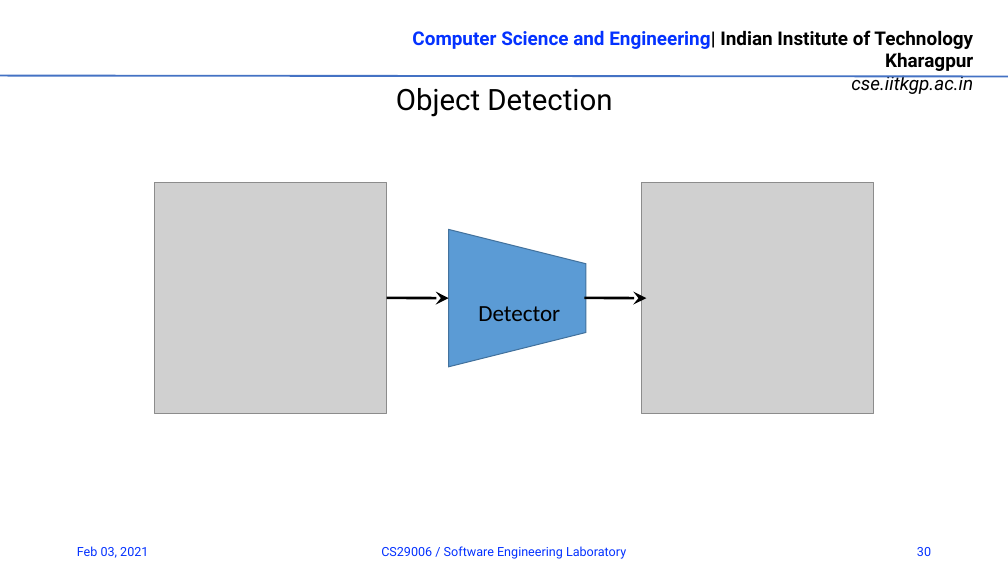
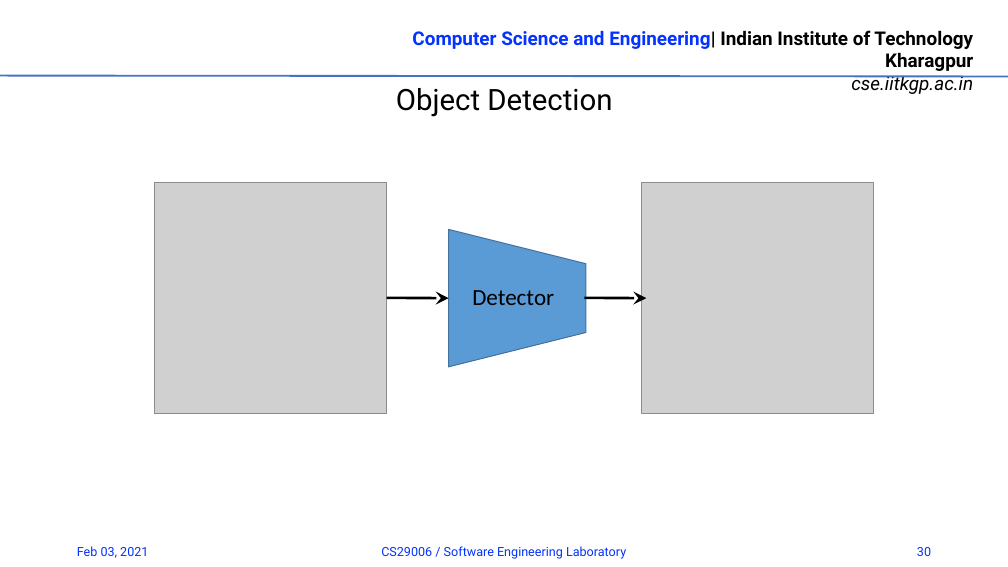
Before and after one commit to rrohit2901/CS29006_SW_Lab_Spr2021, a slide deck: slide 30 of 01_Introduction.pptx. Drawn at 1008x567 pixels with LibreOffice and Linux fonts; fonts in the diff are those of the drawing; grey boxes stand for pictures; background and template pictures are left out. Boxes give left, top, right and bottom in pixels: in the first picture for what was removed or moved away, otherwise in the second. Text is boxed around its words. In the diff, an @@ line names an element or a change of style, - is before the commit and + after.

```diff
--- a/01_Introduction.pptx
+++ b/01_Introduction.pptx
@@ text "Detector": place and size @@
-text "Detector" at [478, 306, 560, 321]
+text "Detector" at [472, 290, 554, 305]
```
Also in this commit, not shown: 1 other slide changed, 2 other files.
